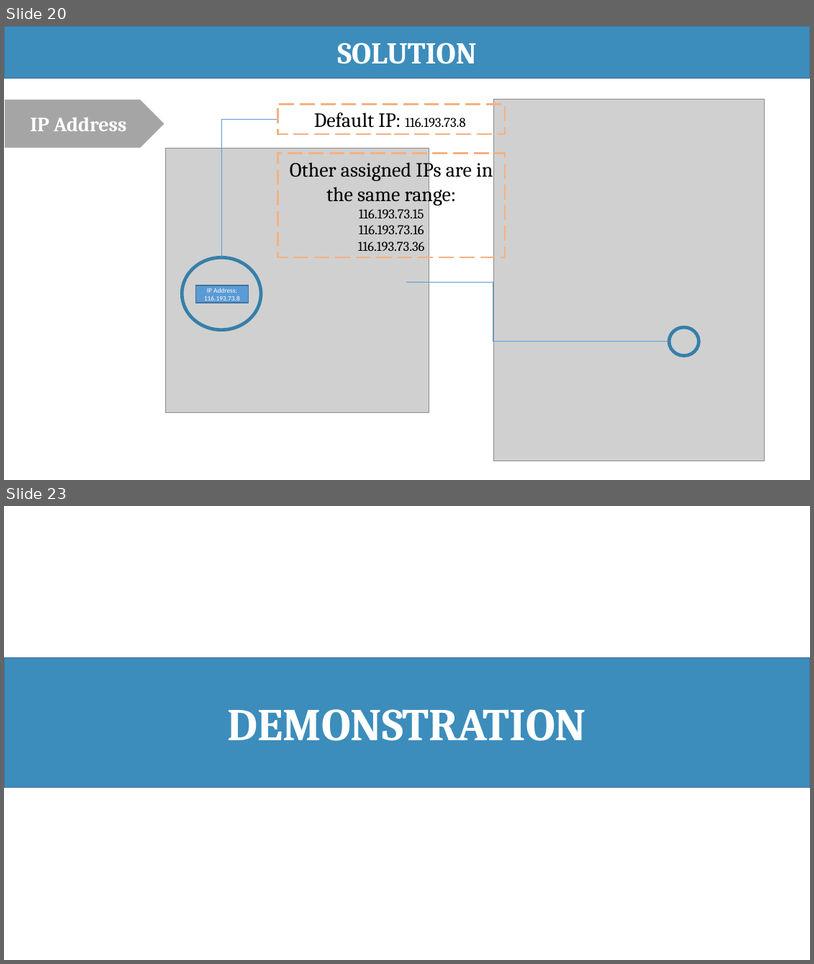
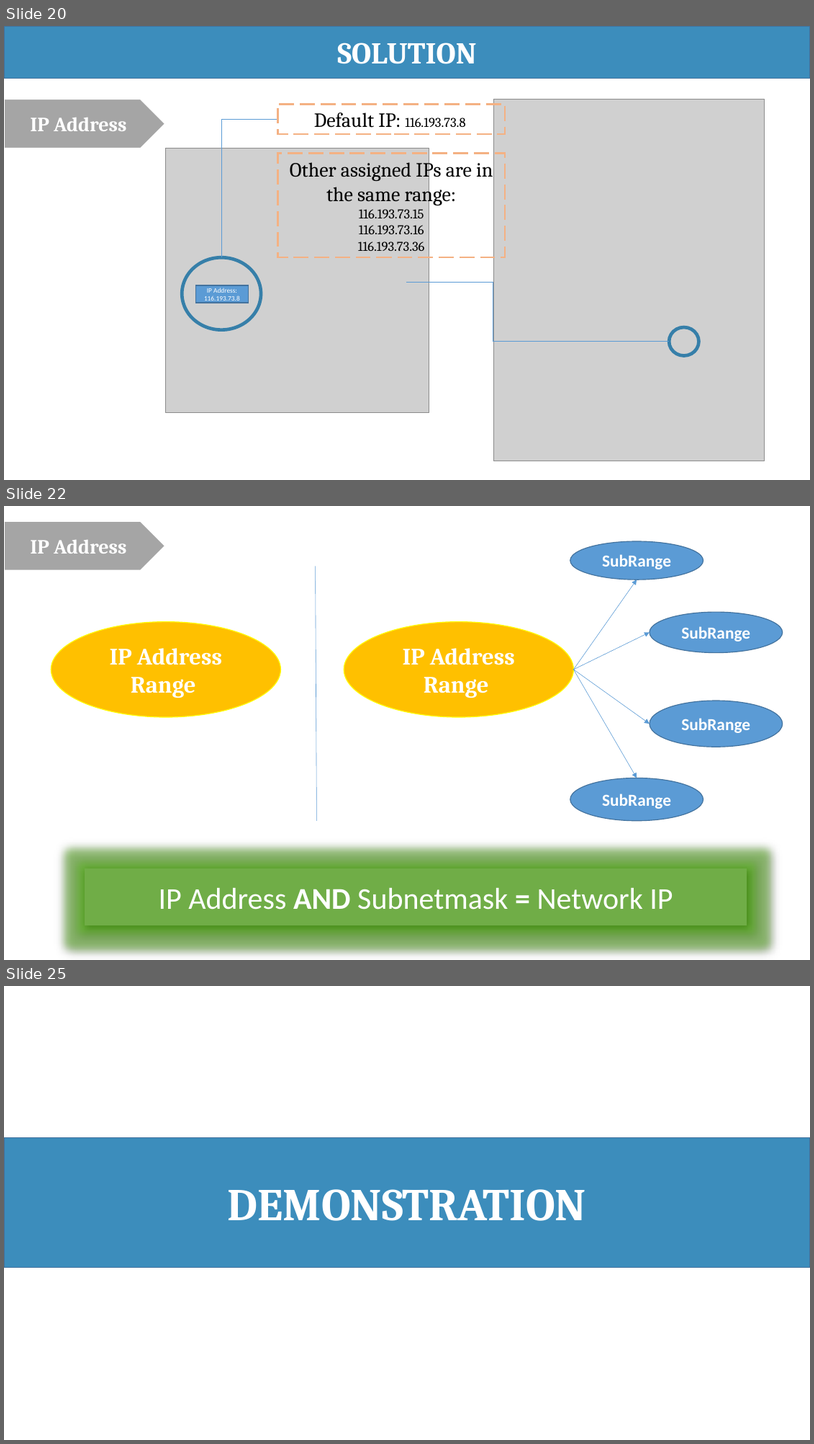
Before and after one commit to haltt051093/IMS-datacenter, a slide deck: Document/Presentation/IMS_20160422_Presentation.pptx. Shown one above the other, each under a label of ours: slides 20 and 23 before the commit, slides 20, 22 and 25 after it; the slides between them are not shown. The pictures are 814x964 and 814x1444 pixels, drawn with LibreOffice and Linux fonts; fonts in the diff are those of the drawing; grey boxes stand for pictures. Boxes give left, top, right and bottom in pixels: in the first picture for what was removed or moved away, otherwise in the second. Text is boxed around its words. In the diff, an @@ line names an element or a change of style, - is before the commit and + after.

```diff
--- a/Document/Presentation/IMS_20160422_Presentation.pptx
+++ b/Document/Presentation/IMS_20160422_Presentation.pptx
@@ slide 22 added at box(4, 506, 810, 960), background #FFFFFF @@
@@ pentagon arrow added at box(4, 521, 165, 571), fill #A5A5A5, outline #FFFFFF 1.5 pt, 24 pt, text #FFFFFF, bold @@
+IP Address
@@ ellipse added at box(571, 541, 704, 579), fill #5B9BD5, outline #43739E 1 pt, 20 pt, text #FFFFFF, bold @@
+SubRange
@@ line added from (316, 566) to (316, 821), #5B9BD5 0.5 pt @@
@@ arrow added from (574, 669) to (638, 580), #5B9BD5 0.5 pt @@
@@ ellipse added at box(650, 612, 783, 652), fill #5B9BD5, outline #43739E 1 pt, 20 pt, text #FFFFFF, bold @@
+SubRange
@@ ellipse added at box(52, 621, 281, 717), fill #FFC000, outline #FFFF00 1 pt, 28 pt, text #FFFFFF, bold @@
+IP Address Range
@@ ellipse added at box(344, 621, 574, 717), fill #FFC000, outline #FFFF00 1 pt, 28 pt, text #FFFFFF, bold @@
+IP Address Range
@@ arrow added from (574, 669) to (650, 633), #5B9BD5 0.5 pt @@
@@ arrow added from (574, 669) to (650, 723), #5B9BD5 0.5 pt @@
@@ arrow added from (574, 669) to (638, 777), #5B9BD5 0.5 pt @@
@@ ellipse added at box(650, 700, 783, 746), fill #5B9BD5, outline #43739E 1 pt, 20 pt, text #FFFFFF, bold @@
+SubRange
@@ ellipse added at box(571, 777, 704, 821), fill #5B9BD5, outline #43739E 1 pt, 20 pt, text #FFFFFF, bold @@
+SubRange
@@ rectangle added at box(85, 868, 748, 925), fill #70AD47, 36 pt, text #FFFFFF @@
+IP Address AND Subnetmask = Network IP
@@ what was slide 23 is now slide 25 @@
```
Also in this commit, not shown: 2 slides changed, 1 other slide added.
